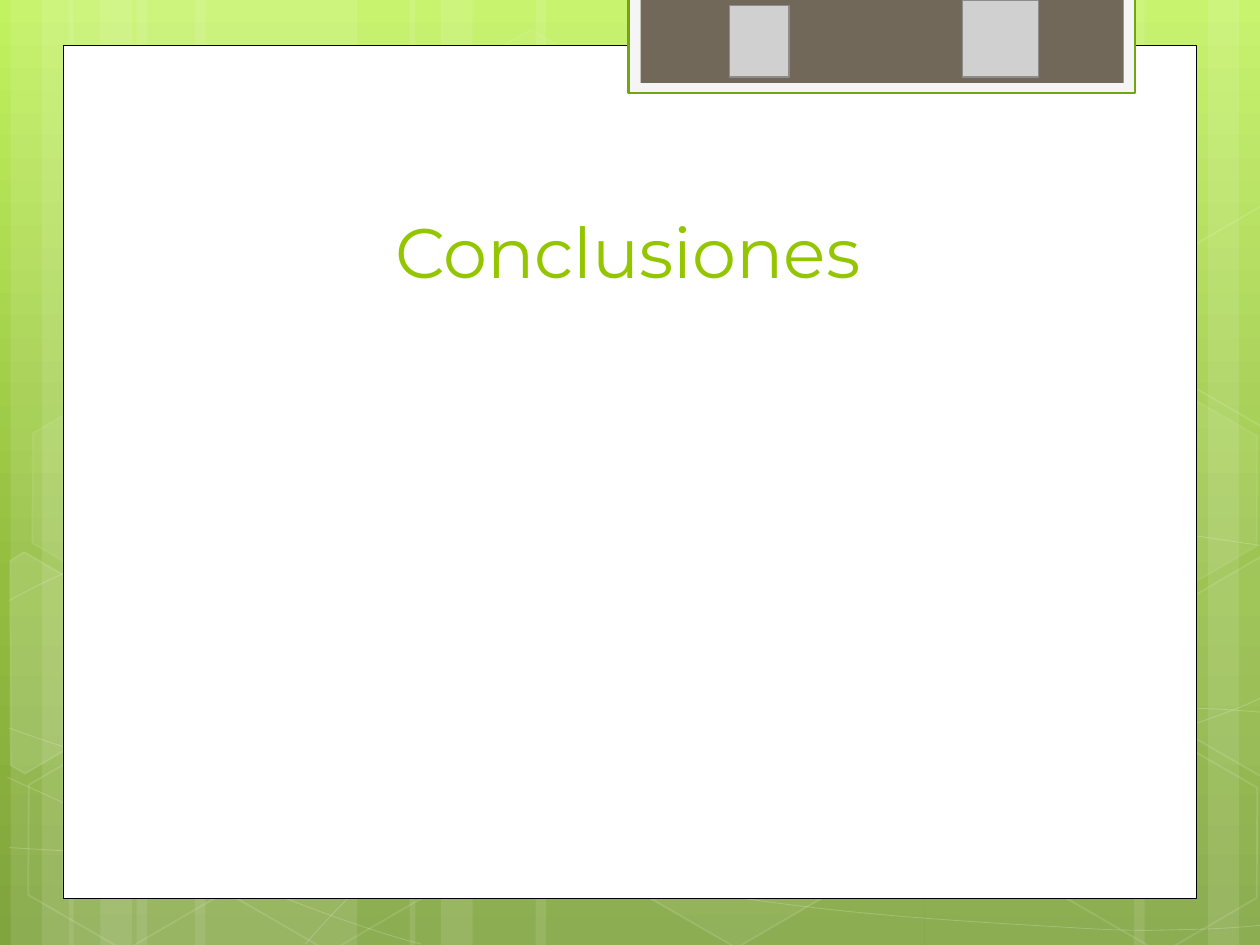
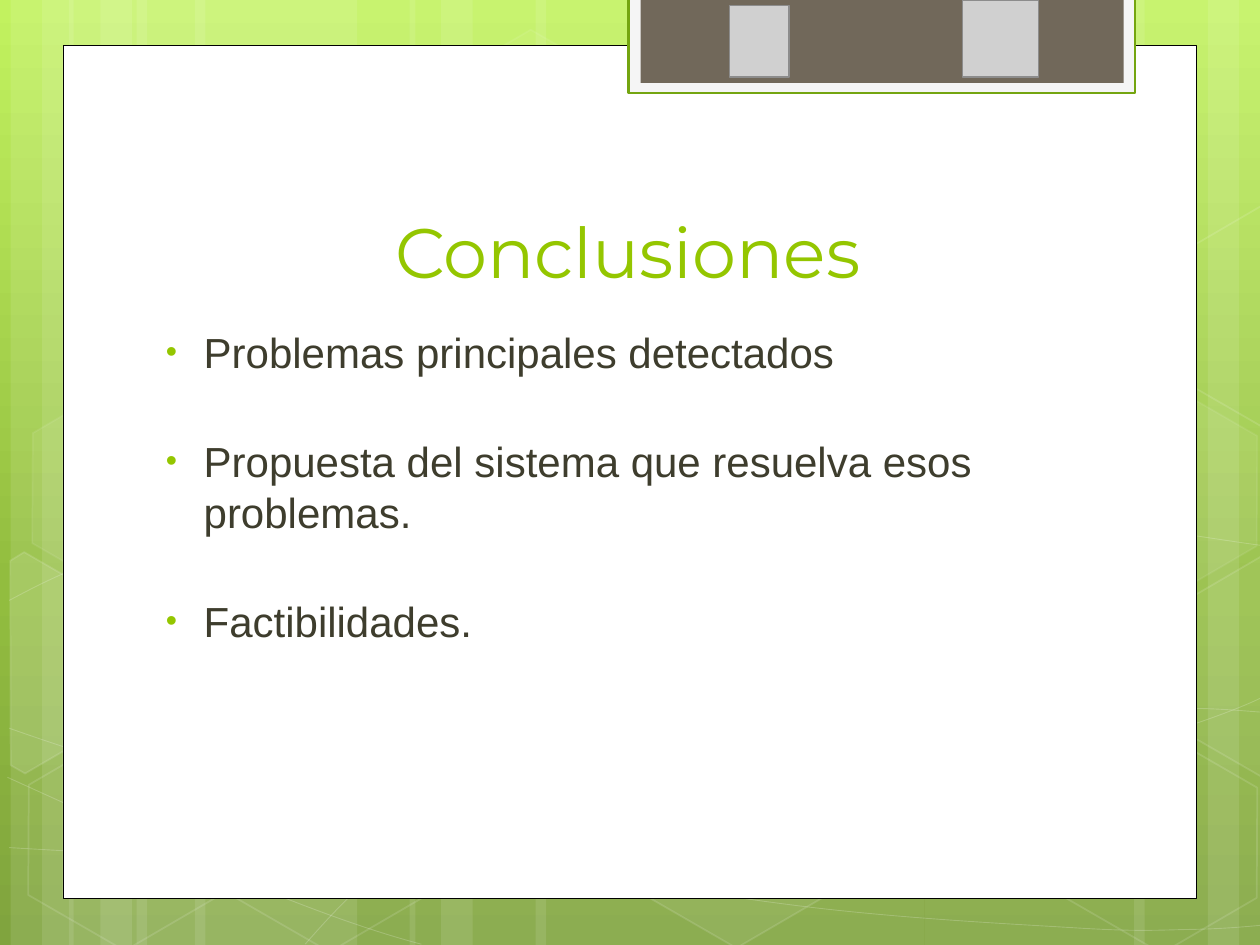
Before and after one commit to ptissera/habilitacion-profesional-2012-4k4, a slide deck: slide 17 of Documentacion/Informe Preliminar/Presentacion Informe Preliminar.pptx. Drawn at 1260x945 pixels with LibreOffice and Linux fonts; fonts in the diff are those of the drawing; grey boxes stand for pictures. Boxes give left, top, right and bottom in pixels: in the first picture for what was removed or moved away, otherwise in the second. Text is boxed around its words. In the diff, an @@ line names an element or a change of style, - is before the commit and + after.

```diff
--- a/Documentacion/Informe Preliminar/Presentacion Informe Preliminar.pptx
+++ b/Documentacion/Informe Preliminar/Presentacion Informe Preliminar.pptx
@@ text added at (x1=204, y1=337, x2=972, y2=638), 24 pt, text #3E3D2D @@
+• Problemas principales detectados
+• Propuesta del sistema que resuelva esos problemas.
+• Factibilidades.
```
Also in this commit, not shown: 1 other slide changed.
